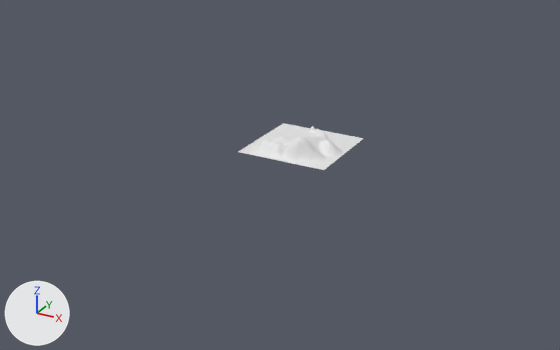
A saved change to the Blender file starman/starman/res/model/prolitan/prolitan.blend.
Rendered twice from a 50 mm camera at (17597.0, -34444.0, 15191.0) aimed at (-632.0, -1300.0, -1381.0). The lights are fixed; the arrows at lower left show +X, +Y and +Z. Mesh edges are drawn as thin lines on the coarser meshes.
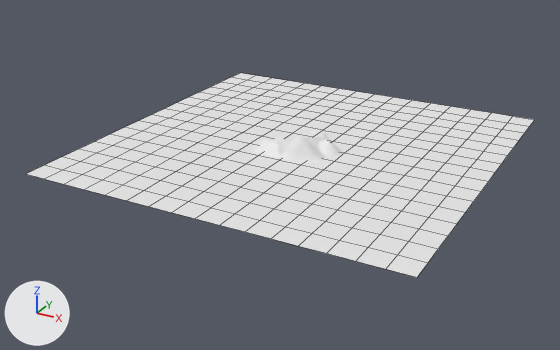
The newer file is also turned or shifted as a whole; pictures and numbers use the older file's frame.

What changed in the scene script:
```text
Add mat_material_001:
    mat_material_001 = diffuse_material('Material.001')
    mat_material_001.base_color = (0.8, 0.8, 0.8)  # white #e7e7e7
Add me_plane:
    me_plane.from_pydata(...)  # 289 vertices, 256 faces; spans x -1.0..1.0, y -1.0..1.0, z 0.0
    me_plane.materials.append(mat_material_001)  # its picture is missing
Add ob_plane:
    ob_plane = bpy.data.objects.new('Plane', me_plane)
    ob_plane.location = (0.0, 0.0, 30.0)
    ob_plane.scale = (10000.0, 10000.0, 1.0)
```

Pixel boxes (x1, y1, x2, y2) of what changed, in the pictures (560 x 350 px):
'Plane', added: after (27, 73, 534, 277)
